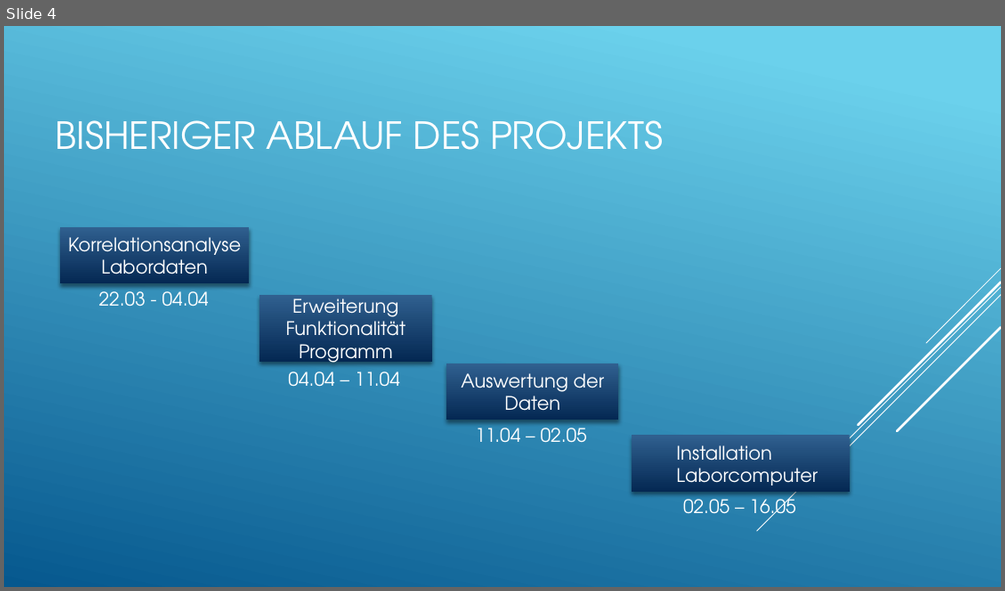
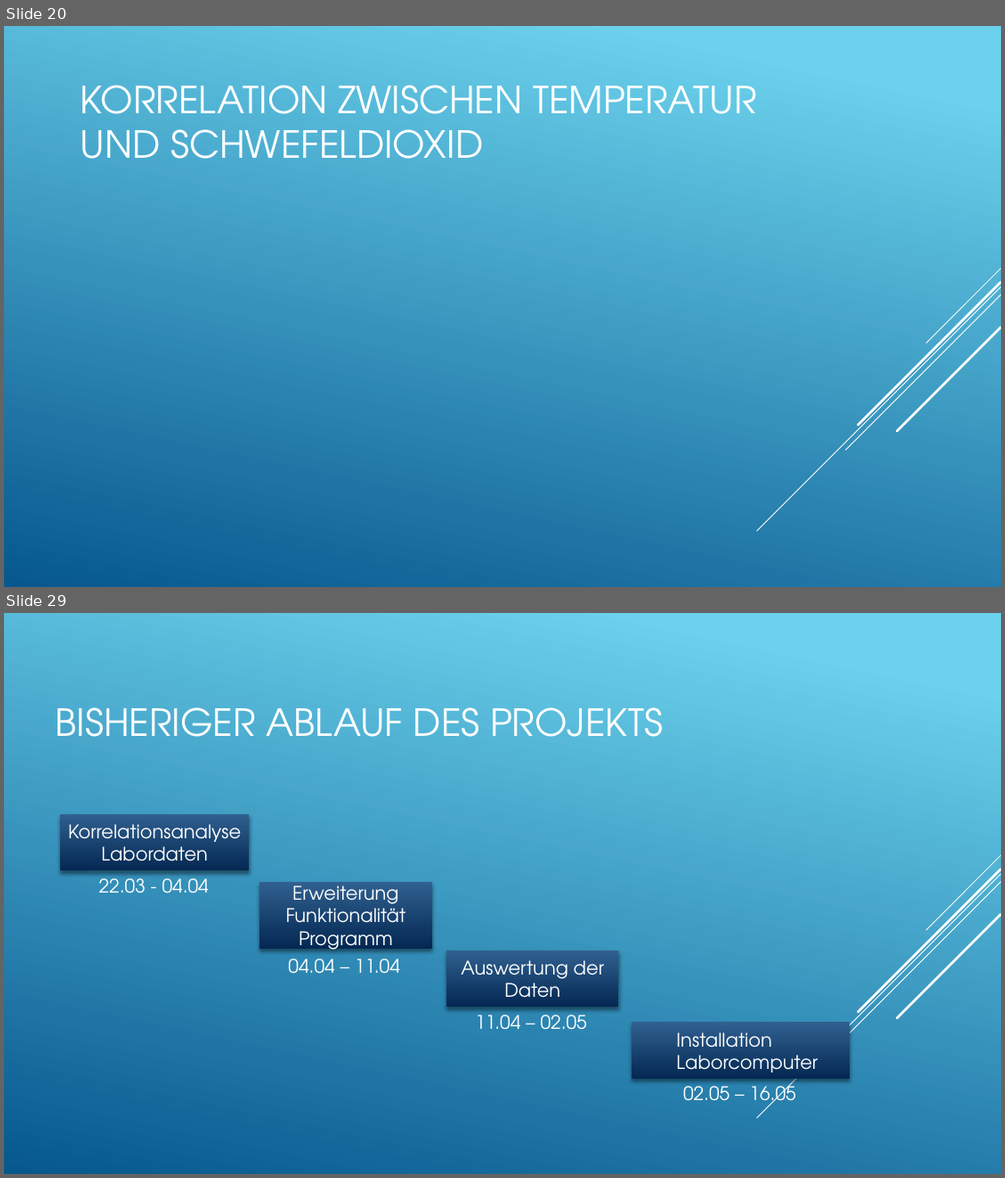
Before and after one commit to Dragnee1Natsu/Air-q-Projekt, a slide deck: Abschlusspräsentation.pptx. Shown one above the other, each under a label of ours: slide 4 before the commit, slides 20 and 29 after it; the slides between them are not shown. The pictures are 1005x591 and 1005x1178 pixels, drawn with LibreOffice and Linux fonts; fonts in the diff are those of the drawing. Boxes give left, top, right and bottom in pixels: in the first picture for what was removed or moved away, otherwise in the second. Text is boxed around its words. In the diff, an @@ line names an element or a change of style, - is before the commit and + after.

```diff
--- a/Abschlusspräsentation.pptx
+++ b/Abschlusspräsentation.pptx
@@ slide 20 added at (4, 26, 1001, 587), background gradient #6ED2EB to #06588E; not listed: 5 template elements that a slide beside it also shows @@
@@ title added at (81, 85, 757, 159), 36 pt, text #FFFFFF @@
+KORRELATION ZWISCHEN TEMPERATUR UND SCHWEFELDIOXID
@@ what was slide 4 is now slide 29 @@
```
Also in this commit, not shown: 4 slides changed, 25 other slides added, 3 slides removed.
